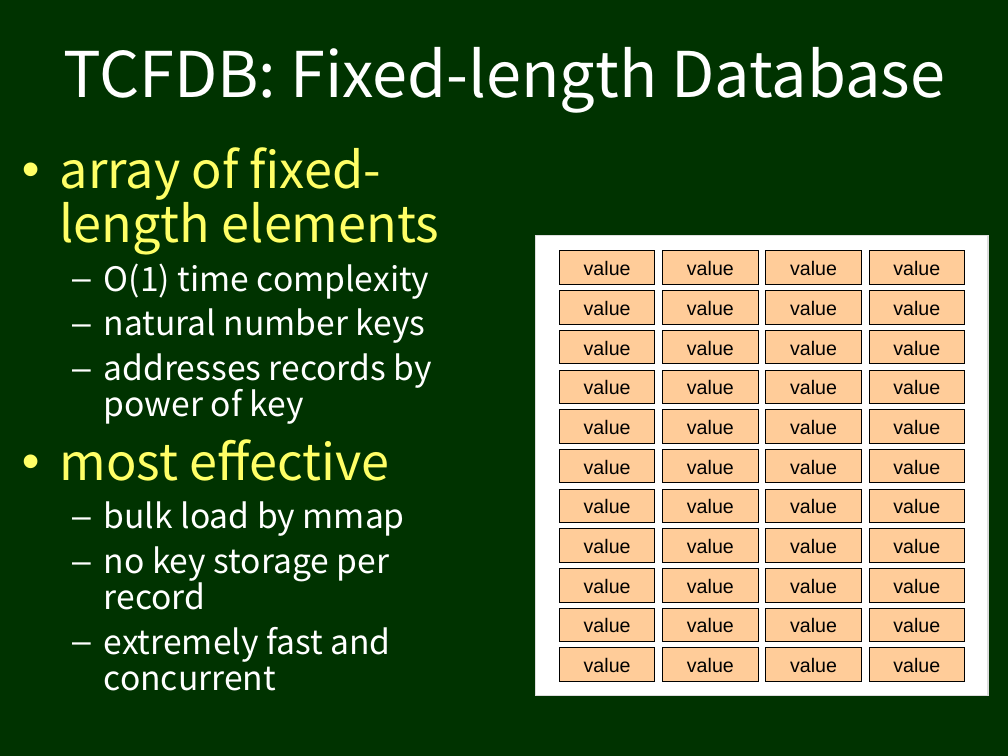
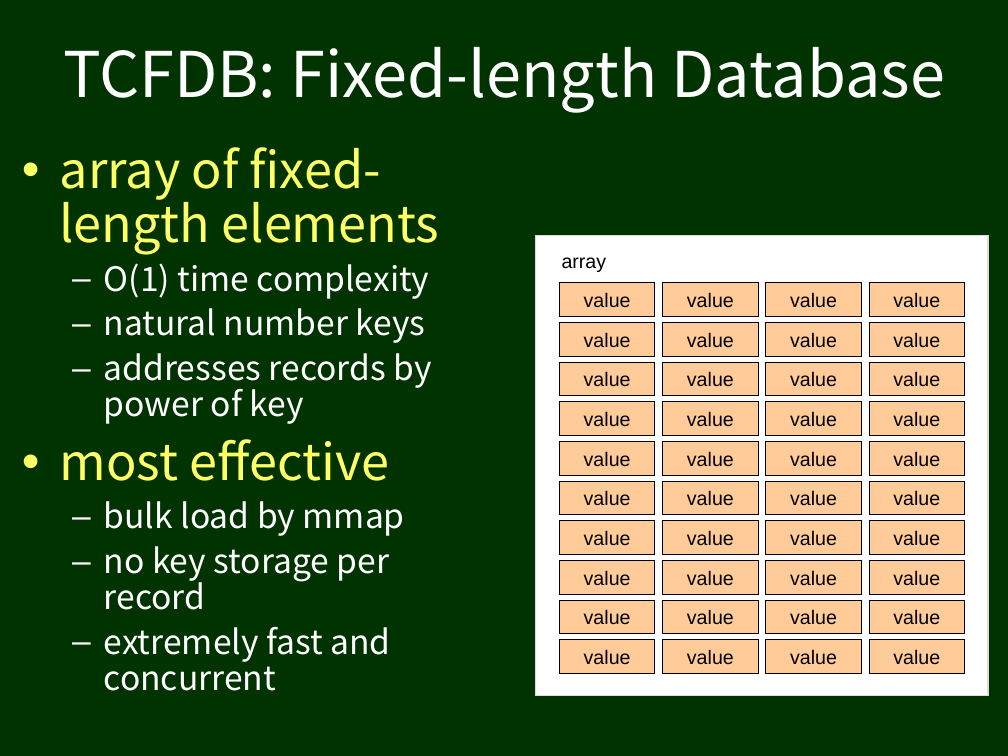
Before and after one commit to clement/tokyo-cabinet, a slide deck: slide 8 of doc/tokyoproducts.ppt. Drawn at 1008x756 pixels with LibreOffice and Linux fonts; fonts in the diff are those of the drawing. Boxes give left, top, right and bottom in pixels: in the first picture for what was removed or moved away, otherwise in the second. Text is boxed around its words. In the diff, an @@ line names an element or a change of style, - is before the commit and + after.

```diff
--- a/doc/tokyoproducts.ppt
+++ b/doc/tokyoproducts.ppt
@@ text added at <box>562,257,607,272</box>, 14 pt, text #000000 @@
+array
@@ 8 rectangles: place and size @@
-8 rectangles at <box>559,290,965,443</box>
+8 rectangles at <box>559,323,965,475</box>
@@ 32 rectangles: place and size @@
-32 rectangles at <box>559,251,965,641</box>
+32 rectangles at <box>559,283,965,673</box>
@@ rectangle removed at <box>559,648,655,681</box> @@
-value
@@ rectangle removed at <box>662,648,758,681</box> @@
-value
@@ rectangle removed at <box>766,648,862,681</box> @@
-value
@@ rectangle removed at <box>869,648,965,681</box> @@
-value
```
Also in this commit, not shown: 9 other slides changed, 1 slide added, 20 other files.
